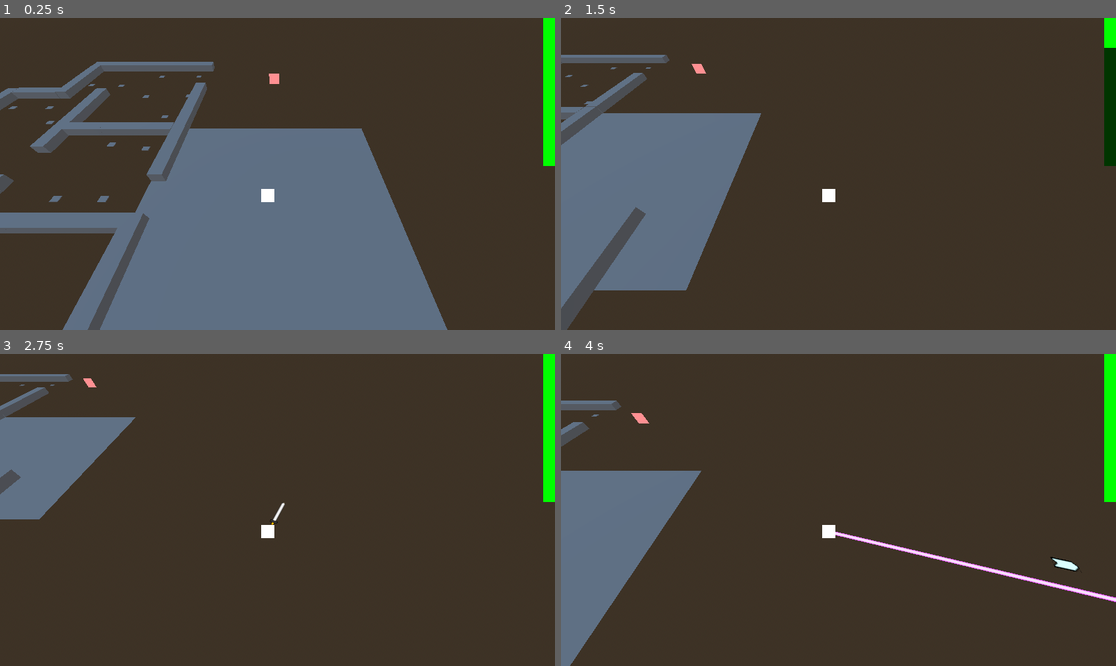
Above: before the commit, frames 1-4 (two rows, left to right).
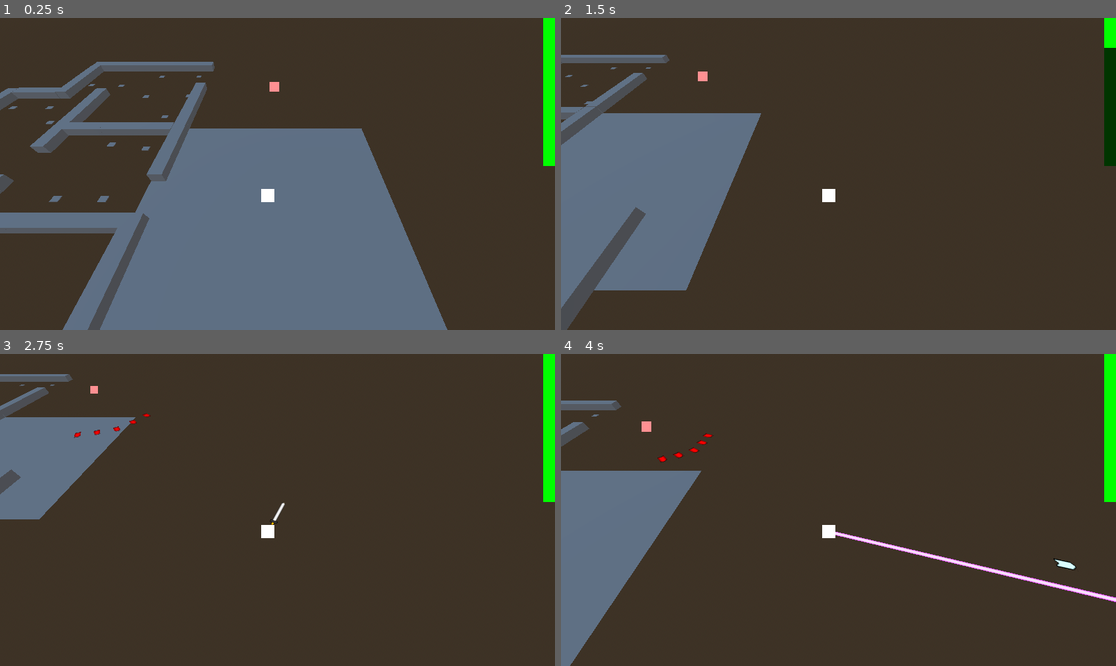
Above: after the commit, the same moments.

Repository: etjwalsh/N330Group3Project
Game: Godot game, scene res://Scenes/Root/root.tscn
Same seed, same stepped clock (60 frames per second), same inputs: the game is played once before the commit and once after it.
Inputs (mouse positions are in pixels of both pictures, inside the frame that each line leads up to):
- Up to frame 1 (0.25 s): no input
- Up to frame 2 (1.5 s): tap Enter at 0.5 s; move the mouse to (960, 158) at 0.52 s; hold D (right) 0.53-1.28 s; hold Shift (dash) 0.53-1.28 s; right-click (960, 158) at 0.8 s; move the mouse to (727, 189) at 1.27 s; hold S (down) from 1.28 s (still down); right-click (727, 189) at 1.35 s
- Up to frame 3 (2.75 s): click (166, 525) at 1.55 s; move the mouse to (333, 441) at 2.02 s; release S (down) at 2.03 s; press the mouse at (333, 441) at 2.03 s; hold D (right) from 2.03 s (still down); tap Shift (dash) at 2.3 s
- Up to frame 4 (4 s): move the mouse to (810, 572) at 2.77 s; release D (right) at 2.78 s; release the mouse at (810, 572) at 2.78 s; hold W (up) 2.78-3.53 s; tap Shift (dash) at 2.85 s; right-click (810, 572) at 3.05 s; move the mouse to (1005, 556) at 3.52 s; press the mouse at (1005, 556) at 3.53 s; hold A (left) from 3.53 s (still down); right-click (1005, 556) at 3.6 s

The runs differ from the first frame. In frame 1, less than 0.1% of the frame differs, in the area x 48-51%, y 17-24%; in frame 2, less than 0.1%; in frame 3, 0.1%; in frame 4, 0.3%, in the area x 12-94%, y 18-71%.

Commit message:
enemy and collision update

Diff:
--- a/Levels/Level 1/Bullets/PlayerBullet/player_bullet.gd
+++ /dev/null
@@ -1,16 +0,0 @@
-extends RigidBody3D
-
-const speed = 25
-var time = 0
-
-func _ready() -> void:
-	linear_velocity.z = cos(rotation.y) * speed
-	linear_velocity.x = sin(rotation.y) * speed
-
-func _process(delta: float) -> void:
-	time += delta
-	if(time > 2):
-		queue_free()
-
-	if(get_colliding_bodies()):
-		queue_free()
--- a/Levels/Level 1/Bullets/PlayerBullet/player_bullet.tscn
+++ /dev/null
@@ -1,10 +0,0 @@
-[gd_scene load_steps=3 format=3 uid="uid://bjeadvnhpdgks"]
-
-[ext_resource type="Texture2D" uid="uid://b5fmjl6bhp0be" path="res://Images/PlayerBullet.png" id="1_jwejs"]
-[ext_resource type="Script" path="res://Scenes/Bullets/PlayerBullet/player_bullet.gd" id="2_8is5r"]
-
-[node name="PlayerBullet" type="Sprite3D"]
-transform = Transform3D(1, 0, 0, 0, -4.37114e-08, -1, 0, 1, -4.37114e-08, 0, 0, 0)
-pixel_size = 0.1
-texture = ExtResource("1_jwejs")
-script = ExtResource("2_8is5r")
--- a/Levels/Level 1/Bullets/PlayerLaser/player_laser.gd
+++ /dev/null
@@ -1,12 +0,0 @@
-extends Sprite3D
-
-
-# Called when the node enters the scene tree for the first time.
-func _ready() -> void:
-	position.z = 16
-	scale.y = 100
-
-
-# Called every frame. 'delta' is the elapsed time since the previous frame.
-func _process(_delta: float) -> void:
-	pass
--- a/Levels/Level 1/Bullets/PlayerLaser/player_laser.tscn
+++ /dev/null
@@ -1,11 +0,0 @@
-[gd_scene load_steps=3 format=3 uid="uid://cwvd4oojvjd3h"]
-
-[ext_resource type="Texture2D" uid="uid://v021hckdjtol" path="res://Images/LaserSprite.png" id="1_bimt0"]
-[ext_resource type="Script" path="res://Scenes/Bullets/PlayerLaser/player_laser.gd" id="2_dap8n"]
-
-[node name="PlayerLaser" type="Node3D"]
-
-[node name="Sprite3D" type="Sprite3D" parent="."]
-transform = Transform3D(1, 0, 0, 0, -4.37114e-08, -1, 0, 1, -4.37114e-08, 0, 0, 0)
-texture = ExtResource("1_bimt0")
-script = ExtResource("2_dap8n")
--- a/Levels/Level 1/Bullets/PlayerSword/player_sword.gd
+++ /dev/null
@@ -1,14 +0,0 @@
-extends Node3D
-
-const ROTATION_LIMIT = PI/4
-const ROTATION_SPEED = 5
-
-# Called when the node enters the scene tree for the first time.
-func _ready() -> void:
-	$AnimatedSprite3D.scale *= 4
-	$AnimatedSprite3D.position.z = 2
-
-func _process(delta: float) -> void:
-	rotation.y += ROTATION_SPEED * delta
-	if(rotation.y > ROTATION_LIMIT):
-		rotation.y -= 2 * ROTATION_LIMIT
--- a/Levels/Level 1/Bullets/PlayerSword/player_sword.tscn
+++ /dev/null
@@ -1,24 +0,0 @@
-[gd_scene load_steps=4 format=3 uid="uid://dffxq8guty7ht"]
-
-[ext_resource type="Script" path="res://Scenes/Bullets/PlayerSword/player_sword.gd" id="1_ahn0m"]
-[ext_resource type="Texture2D" uid="uid://bwowwurteid8r" path="res://Images/PlayerSword.png" id="2_h6oj1"]
-
-[sub_resource type="SpriteFrames" id="SpriteFrames_p2hwq"]
-animations = [{
-"frames": [{
-"duration": 1.0,
-"texture": ExtResource("2_h6oj1")
-}],
-"loop": true,
-"name": &"default",
-"speed": 5.0
-}]
-
-[node name="PlayerSword" type="Node3D"]
-
-[node name="Node3d" type="Node3D" parent="."]
-script = ExtResource("1_ahn0m")
-
-[node name="AnimatedSprite3D" type="AnimatedSprite3D" parent="Node3d"]
-transform = Transform3D(1, 0, 0, 0, -4.37114e-08, -1, 0, 1, -4.37114e-08, 0, 0, 0)
-sprite_frames = SubResource("SpriteFrames_p2hwq")
--- a/Levels/Level 1/Map/DefaultFloor/default_floor.tscn
+++ /dev/null
@@ -1,7 +0,0 @@
-[gd_scene load_steps=2 format=3 uid="uid://b1okjy43jbis7"]
-
-[sub_resource type="PlaneMesh" id="PlaneMesh_pnsq4"]
-size = Vector2(1, 1)
-
-[node name="MeshInstance3D" type="MeshInstance3D"]
-mesh = SubResource("PlaneMesh_pnsq4")
--- a/Levels/Level 1/Map/map.tscn
+++ /dev/null
@@ -1,15 +0,0 @@
-[gd_scene load_steps=3 format=3 uid="uid://257bpm1u27jy"]
-
-[ext_resource type="PackedScene" uid="uid://b1jhi8vl0d1v1" path="res://Scenes/Map/DefaultFloor/default_floor.tscn" id="1_tskux"]
-
-[sub_resource type="WorldBoundaryShape3D" id="WorldBoundaryShape3D_caclb"]
-
-[node name="Map" type="Node3D"]
-transform = Transform3D(19.6845, 0, 0, 0, 1, 0, 0, 0, 18.5282, 0, 0, 0)
-
-[node name="StaticBody3D" type="StaticBody3D" parent="."]
-
-[node name="CollisionShape3D" type="CollisionShape3D" parent="StaticBody3D"]
-shape = SubResource("WorldBoundaryShape3D_caclb")
-
-[node name="DefaultFloor" parent="." instance=ExtResource("1_tskux")]
--- a/Levels/Level 1/Player/player.gd
+++ /dev/null
@@ -1,113 +0,0 @@
-extends CharacterBody3D
-
-var weaponNum = 3
-#0: spreadshot
-#1: laser
-#2: sword
-var weapon = 0
-
-const wideshotAngle = PI/8
-const wideshotBuffMax = .08
-const energyUse = 200
-const energyGain = 100
-const dashSpeed = 30.0
-const walkSpeed = 15.0
-
-var bulletSpawn = .516
-var wideshotBuffer = 0
-var weaponRotation = 0
-var bulletIns
-var laserIns
-var swordIns
-var speed = walkSpeed
-var canDash = true
-
-const bullet = preload("res://Scenes/Bullets/PlayerBullet/player_bullet.tscn")
-const laser = preload("res://Scenes/Bullets/PlayerLaser/player_laser.tscn")
-const sword = preload("res://Scenes/Bullets/PlayerSword/player_sword.tscn")
-
-func _physics_process(delta: float) -> void:
-	# Add the gravity.
-	if not is_on_floor():
-		velocity += get_gravity() * delta
-
-	# Get the input direction and handle the movement/deceleration.
-	# As good practice, you should replace UI actions with custom gameplay actions.
-	var input_dir := Input.get_vector("left", "right", "up", "down")
-	var direction := (transform.basis * Vector3(input_dir.x, 0, input_dir.y)).normalized()
-	if direction:
-		velocity.x = direction.x * speed
-		velocity.z = direction.z * speed
-	else:
-		velocity.x = move_toward(velocity.x, 0, speed)
-		velocity.z = move_toward(velocity.z, 0, speed)
-	move_and_slide()
-
-func _process(delta: float) -> void:
-	if(Input.is_action_pressed("use")):
-		match(weapon):
-			0:
-				if(wideshotBuffer == 0):
-					bulletIns = bullet.instantiate()
-					bulletIns.rotation.y = weaponRotation + (wideshotAngle * (bulletSpawn - .5))
-					bulletIns.position = position
-					bulletSpawn += 0.618
-					if(bulletSpawn > 1):
-						bulletSpawn -= 1
-					get_parent().add_child(bulletIns)
-				wideshotBuffer += .5 * delta
-				if(wideshotBuffer >= wideshotBuffMax):
-					wideshotBuffer = 0
-			1:
-				if(!is_instance_valid(laserIns)):
-					laserIns = laser.instantiate()
-					add_child(laserIns)
-				laserIns.rotation.y = weaponRotation
-			2:
-				if(!is_instance_valid(swordIns)):
-					swordIns = sword.instantiate()
-					add_child(swordIns)
-				swordIns.rotation.y = weaponRotation
-	if(is_instance_valid(laserIns) && (!Input.is_action_pressed("use") || weapon != 1)):
-		laserIns.queue_free()
-	if(is_instance_valid(swordIns) && (!Input.is_action_pressed("use") || weapon != 2)):
-		swordIns.queue_free()
-	if(Input.is_action_just_pressed("switch")):
-		weapon += 1
-		if(weapon >= weaponNum):
-			weapon = 0
-
-	#roll system
-	"""
-	if(Input.is_action_just_pressed("dash"))
-		if canDash:
-			$DashTimer.start()
-			SPEED += 35.0
-			canDash = false
-			$AnimatedSprite3D.modulate = Color(0, 1, 1) # REMOVE LATER
-	"""
-	#dash system (lines 90 to 101)
-	if(Input.is_action_pressed("dash")):
-		PlayerAutoload.energy -= energyUse * delta
-		if(PlayerAutoload.energy < 0):
-			PlayerAutoload.energy = 0
-			speed = walkSpeed
-		else:
-			speed = dashSpeed
-	else:
-		PlayerAutoload.energy += energyGain * delta
-		if(PlayerAutoload.energy > 100):
-			PlayerAutoload.energy = 100
-		speed = walkSpeed
-
-func _input(event: InputEvent) -> void:
-	if event is InputEventMouse:
-		weaponRotation = -Vector2(960, 540).angle_to_point(event.position) + PI/2
-
-func _on_dash_timer_timeout() -> void:
-	speed = 15
-	$DashCooldown.start()
-	$AnimatedSprite3D.modulate = Color(1, 1, 1) # REMOVE LATER
-
-func _on_dash_cooldown_timeout() -> void:
-	canDash = true
--- a/Levels/Level 1/Player/player.tscn
+++ /dev/null
@@ -1,44 +0,0 @@
-[gd_scene load_steps=5 format=3 uid="uid://dluamg0giw5ta"]
-
-[ext_resource type="Script" path="res://Scenes/Player/player.gd" id="1_bhkhg"]
-[ext_resource type="Texture2D" uid="uid://b6ycybiy0j48r" path="res://Images/playerTest.png" id="2_p626k"]
-
-[sub_resource type="CylinderShape3D" id="CylinderShape3D_xkxev"]
-height = 1.0
-radius = 0.1
-
-[sub_resource type="SpriteFrames" id="SpriteFrames_og2xa"]
-animations = [{
-"frames": [{
-"duration": 1.0,
-"texture": ExtResource("2_p626k")
-}],
-"loop": true,
-"name": &"default",
-"speed": 5.0
-}]
-
-[node name="Player" type="CharacterBody3D"]
-script = ExtResource("1_bhkhg")
-
-[node name="Camera3D" type="Camera3D" parent="."]
-transform = Transform3D(1, 0, 0, 0, 0.642788, 0.766044, 0, -0.766044, 0.642788, 0.729536, 13.1099, 8.79718)
-current = true
-
-[node name="CollisionShape3D" type="CollisionShape3D" parent="."]
-shape = SubResource("CylinderShape3D_xkxev")
-
-[node name="AnimatedSprite3D" type="AnimatedSprite3D" parent="."]
-pixel_size = 0.016
-billboard = 1
-sprite_frames = SubResource("SpriteFrames_og2xa")
-
-[node name="DashTimer" type="Timer" parent="."]
-wait_time = 0.2
-one_shot = true
-
-[node name="DashCooldown" type="Timer" parent="."]
-one_shot = true
-
-[connection signal="timeout" from="DashTimer" to="." method="_on_dash_timer_timeout"]
-[connection signal="timeout" from="DashCooldown" to="." method="_on_dash_cooldown_timeout"]
--- a/Levels/Level 1/Root/root.tscn
+++ /dev/null
@@ -1,15 +0,0 @@
-[gd_scene load_steps=4 format=3 uid="uid://5juggkx1ub0r"]
-
-[ext_resource type="PackedScene" uid="uid://cj4dso2g8m4he" path="res://Scenes/Player/player.tscn" id="1_a37lt"]
-[ext_resource type="PackedScene" uid="uid://dlc7f4np3qkgc" path="res://Scenes/Map/map.tscn" id="2_bgqw1"]
-[ext_resource type="PackedScene" uid="uid://oyrqnsxs47ag" path="res://Scenes/UI/ui.tscn" id="3_hjoi5"]
-
-[node name="Root" type="Node"]
-
-[node name="Player" parent="." instance=ExtResource("1_a37lt")]
-transform = Transform3D(1, 0, 0, 0, 1, 0, 0, 0, 1, 0.0413322, 0.999998, -0.0342522)
-
-[node name="Map" parent="." instance=ExtResource("2_bgqw1")]
-transform = Transform3D(20.5667, 0, 0, 0, 1, 0, 0, 0, 18.9019, -0.114811, -0.0411806, -0.250698)
-
-[node name="UI" parent="." instance=ExtResource("3_hjoi5")]
--- a/Levels/Level 1/UI/ui.gd
+++ /dev/null
@@ -1,11 +0,0 @@
-extends Control
-
-
-# Called when the node enters the scene tree for the first time.
-func _ready() -> void:
-	pass # Replace with function body.
-
-
-# Called every frame. 'delta' is the elapsed time since the previous frame.
-func _process(_delta: float) -> void:
-	$Energy.value = PlayerAutoload.energy
--- a/Levels/Level 1/UI/ui.tscn
+++ /dev/null
@@ -1,29 +0,0 @@
-[gd_scene load_steps=3 format=3 uid="uid://cdcwqlaiqowab"]
-
-[ext_resource type="Script" path="res://Scenes/UI/ui.gd" id="1_4g64c"]
-[ext_resource type="Texture2D" uid="uid://c4pdaaiikwe82" path="res://Images/WhitePixel.png" id="2_ta0ww"]
-
-[node name="UI" type="Control"]
-layout_mode = 3
-anchors_preset = 15
-anchor_right = 1.0
-anchor_bottom = 1.0
-grow_horizontal = 2
-grow_vertical = 2
-script = ExtResource("1_4g64c")
-
-[node name="Energy" type="TextureProgressBar" parent="."]
-layout_mode = 1
-anchors_preset = 1
-anchor_left = 1.0
-anchor_right = 1.0
-offset_left = -40.0
-offset_bottom = 512.0
-grow_horizontal = 0
-value = 100.0
-fill_mode = 2
-nine_patch_stretch = true
-texture_under = ExtResource("2_ta0ww")
-texture_progress = ExtResource("2_ta0ww")
-tint_under = Color(0, 0.207843, 0, 1)
-tint_progress = Color(0, 1, 0, 1)
--- a/Scenes/Bullets/PlayerBullet/player_bullet.tscn
+++ b/Scenes/Bullets/PlayerBullet/player_bullet.tscn
@@ -1,22 +1,40 @@
 [gd_scene load_steps=4 format=3 uid="uid://butgcijhhjjye"]
 
-[ext_resource type="Script" path="res://Levels/Level 1/Bullets/PlayerBullet/player_bullet.gd" id="1_c7cfn"]
 [ext_resource type="Texture2D" uid="uid://b5fmjl6bhp0be" path="res://Images/PlayerBullet.png" id="1_m00u1"]
+
+[sub_resource type="GDScript" id="GDScript_kgp5d"]
+script/source = "extends RigidBody3D
+
+const speed = 25
+var time = 0
+
+func _ready() -> void:
+	linear_velocity.z = cos(rotation.y) * speed
+	linear_velocity.x = sin(rotation.y) * speed
+
+func _process(delta: float) -> void:
+	time += delta
+	if(time > 2):
+		queue_free()
+
+	if(get_colliding_bodies()):
+		queue_free()
+"
 
 [sub_resource type="BoxShape3D" id="BoxShape3D_iu5gh"]
 size = Vector3(0.7, 1, 1.5)
 
 [node name="RigidBody3D" type="RigidBody3D"]
 collision_layer = 0
-collision_mask = 2
+collision_mask = 5
 axis_lock_linear_y = true
 contact_monitor = true
 max_contacts_reported = 1
-script = ExtResource("1_c7cfn")
+script = SubResource("GDScript_kgp5d")
 
 [node name="PlayerBullet" type="Sprite3D" parent="."]
 transform = Transform3D(1, 0, 0, 0, -4.37114e-08, -1, 0, 1, -4.37114e-08, 0, 0, 0)
-pixel_size = 0.1
+pixel_size = 0.08
 texture = ExtResource("1_m00u1")
 
 [node name="CollisionShape3D" type="CollisionShape3D" parent="."]
--- a/Scenes/Bullets/PlayerLaser/player_laser.gd
+++ b/Scenes/Bullets/PlayerLaser/player_laser.gd
@@ -7,7 +7,7 @@
 # Called every frame. 'delta' is the elapsed time since the previous frame.
 func _process(_delta: float) -> void:
 	if($RayCast3D.is_colliding()):
-		print(global_position)
+
 		$Sprite3D.scale.y = global_position.distance_to($RayCast3D.get_collision_point()) * 3
 		$CollisionShape3D.scale.y = global_position.distance_to($RayCast3D.get_collision_point()) * 3
 		$Sprite3D.position.z = global_position.distance_to($RayCast3D.get_collision_point()) * 48 / 100
--- a/Scenes/Bullets/RangedEnemyBullet/RangedEnemyBullet.tscn
+++ b/Scenes/Bullets/RangedEnemyBullet/RangedEnemyBullet.tscn
@@ -1,19 +1,24 @@
 [gd_scene load_steps=4 format=3 uid="uid://bc332ak1t3suv"]
 
 [ext_resource type="Script" path="res://Scenes/Bullets/RangedEnemyBullet/ranged_enemy_bullet.gd" id="1_cx8w5"]
-[ext_resource type="Texture2D" uid="uid://co60v2awdqkal" path="res://Images/smileyBullet.png" id="2_o8jo8"]
+[ext_resource type="Texture2D" uid="uid://du2paj73gf2sg" path="res://Images/EnemyBullet.png" id="2_fwp3w"]
 
-[sub_resource type="SphereShape3D" id="SphereShape3D_y0w50"]
-radius = 0.172123
+[sub_resource type="CylinderShape3D" id="CylinderShape3D_sm1sk"]
+height = 1.0
+radius = 0.1
 
 [node name="RangedEnemyBullet" type="RigidBody3D"]
+collision_layer = 0
+collision_mask = 3
+axis_lock_linear_y = true
 contact_monitor = true
 max_contacts_reported = 1
 script = ExtResource("1_cx8w5")
 
 [node name="Sprite3D" type="Sprite3D" parent="."]
-pixel_size = 0.05
-texture = ExtResource("2_o8jo8")
+transform = Transform3D(1, 0, 0, 0, -4.37114e-08, -1, 0, 1, -4.37114e-08, 0, 0, 0)
+pixel_size = 0.08
+texture = ExtResource("2_fwp3w")
 
 [node name="CollisionShape3D" type="CollisionShape3D" parent="."]
-shape = SubResource("SphereShape3D_y0w50")
+shape = SubResource("CylinderShape3D_sm1sk")
--- a/Scenes/Bullets/RangedEnemyBullet/ranged_enemy_bullet.gd
+++ b/Scenes/Bullets/RangedEnemyBullet/ranged_enemy_bullet.gd
@@ -1,6 +1,6 @@
 extends RigidBody3D
 
-var bulletSpeed = 25
+@export var bulletSpeed = 25
 var time = 0
 
 func _physics_process(delta: float) -> void:
@@ -10,3 +10,6 @@
 	time += delta
 	if(time > 2):
 		queue_free()
+
+	if(get_colliding_bodies()):
+		queue_free()
--- a/Scenes/Enemies/RangedEnemy/rangedEnemy.gd
+++ b/Scenes/Enemies/RangedEnemy/rangedEnemy.gd
@@ -1,4 +1,9 @@
 extends Node3D
+
+const bulletNum = 5
+const spread = .1
+const bulletSpreadDist = .5
+const bulletSpeed = 15
 
 var enemyHealth = 100
 var shotBuffer = 100
@@ -13,15 +18,20 @@
 
 
 # Called every frame. 'delta' is the elapsed time since the previous frame.
-func _process(delta: float) -> void:
+func _process(_delta: float) -> void:
 	#despawn if health zero
 	if(enemyHealth <= 0):
 		queue_free()
 
 	if (shotBuffer <= 0):
 		shotBuffer = 100
-		enemyBulletIns = bullet.instantiate()
-		add_child(enemyBulletIns)
-
+		var dir = -Vector2(position.x, position.z).angle_to_point(Vector2(PlayerAutoload.pos.x, PlayerAutoload.pos.z)) + PI/2
+		for i in bulletNum:
+			enemyBulletIns = bullet.instantiate()
+			enemyBulletIns.rotation.y = dir + ((i - floor(bulletNum / 2)) * spread)
+			enemyBulletIns.bulletSpeed = bulletSpeed
+			enemyBulletIns.position += enemyBulletIns.basis.z * (1 - (abs((bulletNum / 2) - i))) * bulletSpreadDist
+			enemyBulletIns.position += enemyBulletIns.basis.x * (i - floor(bulletNum / 2.0)) * bulletSpreadDist
+			add_child(enemyBulletIns)
 	else:
 		shotBuffer -= 1
--- a/Scenes/Enemies/RangedEnemy/rangedEnemy.tscn
+++ b/Scenes/Enemies/RangedEnemy/rangedEnemy.tscn
@@ -1,11 +1,21 @@
-[gd_scene load_steps=3 format=3 uid="uid://dgxsj3tkdckl5"]
+[gd_scene load_steps=4 format=3 uid="uid://dgxsj3tkdckl5"]
 
 [ext_resource type="Script" path="res://Scenes/Enemies/RangedEnemy/rangedEnemy.gd" id="1_glxnk"]
 [ext_resource type="Texture2D" uid="uid://b6ycybiy0j48r" path="res://Images/playerTest.png" id="2_iy3f7"]
 
-[node name="RangedEnemy" type="Node3D"]
+[sub_resource type="BoxShape3D" id="BoxShape3D_oc8t3"]
+size = Vector3(1.3, 1, 1.3)
+
+[node name="RangedEnemy" type="RigidBody3D"]
+rotation_edit_mode = 2
+collision_layer = 4
+axis_lock_linear_y = true
 script = ExtResource("1_glxnk")
 
 [node name="EnemySprite" type="Sprite3D" parent="."]
 transform = Transform3D(2.04758, 0, 0, 0, 2.04758, 0, 0, 0, 1, 0, 0, 0)
+billboard = 1
 texture = ExtResource("2_iy3f7")
+
+[node name="CollisionShape3D" type="CollisionShape3D" parent="."]
+shape = SubResource("BoxShape3D_oc8t3")
--- a/Scenes/Map/map.tscn
+++ b/Scenes/Map/map.tscn
@@ -263,6 +263,5 @@
 transform = Transform3D(1, 0, 0, 0, 1, 0, 0, 0, 1, 0, 1, 0.487)
 layers = 3
 use_collision = true
-collision_layer = 3
-collision_mask = 3
+collision_mask = 0
 size = Vector3(0.5, 1, 0.5)
--- a/Scenes/Player/player.gd
+++ b/Scenes/Player/player.gd
@@ -42,6 +42,7 @@
 		velocity.x = move_toward(velocity.x, 0, speed)
 		velocity.z = move_toward(velocity.z, 0, speed)
 	move_and_slide()
+	PlayerAutoload.pos = position
 
 func _process(delta: float) -> void:
 	if(Input.is_action_pressed("use")):
--- a/Scenes/Player/player.tscn
+++ b/Scenes/Player/player.tscn
@@ -5,7 +5,7 @@
 
 [sub_resource type="CylinderShape3D" id="CylinderShape3D_xkxev"]
 height = 1.0
-radius = 0.1
+radius = 0.3
 
 [sub_resource type="SpriteFrames" id="SpriteFrames_og2xa"]
 animations = [{
@@ -19,7 +19,7 @@
 }]
 
 [node name="Player" type="CharacterBody3D"]
-collision_layer = 0
+collision_layer = 2
 axis_lock_linear_y = true
 script = ExtResource("1_s4hq0")
 
--- a/Scenes/Root/root.tscn
+++ b/Scenes/Root/root.tscn
@@ -16,4 +16,4 @@
 [node name="UI" parent="." instance=ExtResource("3_tb5d4")]
 
 [node name="RangedEnemy" parent="." instance=ExtResource("4_1grcp")]
-transform = Transform3D(1, 0, 0, 0, 1, 0, 0, 0, 1, 0.373127, 2.05752, -17.2017)
+transform = Transform3D(1, 0, 0, 0, 1, 0, 0, 0, 1, 0.373, 1, -17.202)
--- a/Scripts/PlayerAutoload.gd
+++ b/Scripts/PlayerAutoload.gd
@@ -1,3 +1,5 @@
 extends Node
 
 var energy = 100
+
+var pos = Vector3.ZERO
Binary file added: Images/EnemyBullet.png
Not shown, added: Images/EnemyBullet.png.import
Not shown, added: Images/EnemyBullet.xcf
